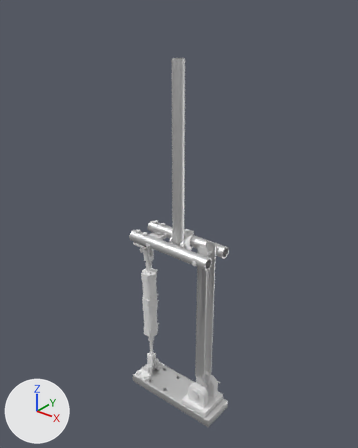
Before and after pictures for a commit that changed the FBX model Assets/Models/Animatronics/Early Animatronic/Early Animatronic Body 1.fbx.
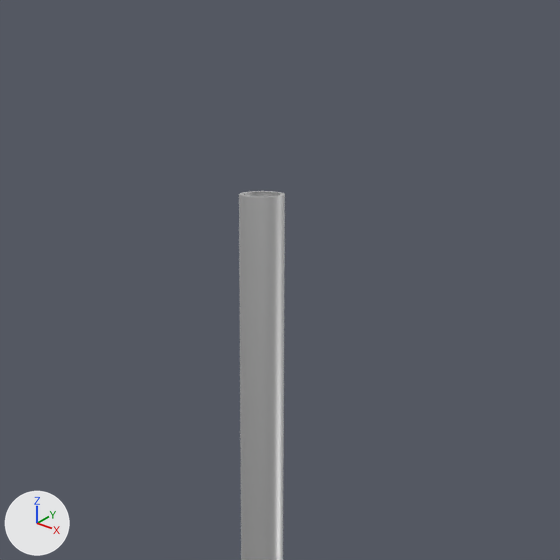
There are two pictures of each version: one whole from a camera (50 mm lens) standing at (1.46, -1.83, 2.31) and looking at (-0.02, 0.03, 1.16), one close up on the part from 28% to 75% of the width and 0% to 38% of the height. Every picture has the same lights, and +X, +Y and +Z are marked at lower left.

Objects in the first close-up: 'Tilt Pole'.
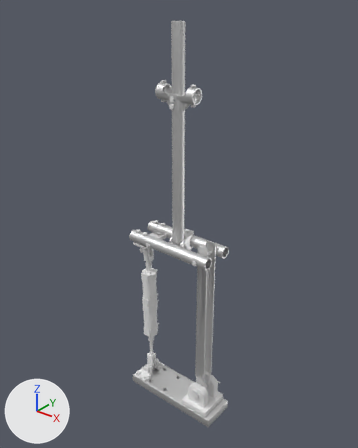
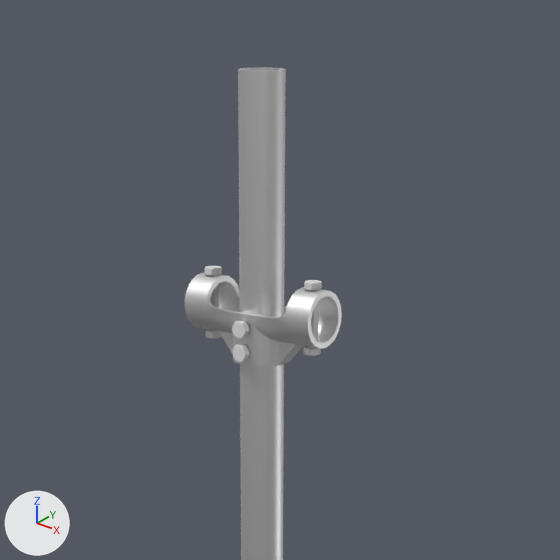
The newer file is also turned or shifted as a whole; pictures and numbers use the older file's frame.

The change, as a diff of the scene's bpy script:
```diff
--- a/Assets/Models/Animatronics/Early Animatronic/Early Animatronic Body 1.fbx.py
+++ b/Assets/Models/Animatronics/Early Animatronic/Early Animatronic Body 1.fbx.py
@@ me_plane @@
 # used by ob_tilt_pole; location = (0.0, 0.0, 0.0)
-me_plane.from_pydata(...)  # 5211 vertices, 4113 faces; spans x -0.3..0.3, y -0.12..0.12, z -0.02..2.01
+me_plane.from_pydata(...)  # 5881 vertices, 4773 faces; spans x -0.3..0.3, y -0.12..0.12, z -0.02..2.17
+# me_plane part 1: the loose piece of 36 vertices spanning x -0.14..-0.11, y -0.12..-0.11, z 1.05..1.07 is copied, and the copy is mirrored in z about its middle, then moved by (0.12, 0.06, 0.77); it spans x -0.01..0.01, y -0.05..-0.04, z 1.82..1.84
+# me_plane part 2: the loose piece of 36 vertices spanning x -0.14..-0.11, y -0.12..-0.11, z 1.05..1.07 is copied, and the copy is mirrored in z about its middle, then moved by (0.12, 0.06, 0.74); it spans x -0.01..0.01, y -0.05..-0.04, z 1.79..1.81
+# me_plane part 3: the loose piece of 20 vertices spanning x -0.18..-0.16, y 0.07..0.08, z 1.02..1.09 is copied, and the copy is moved by (0.08, -0.07, 0.8); it spans x -0.1..-0.08, y -0.01..0.01, z 1.81..1.89
+# me_plane part 4: the loose piece of 36 vertices spanning x -0.19..-0.16, y 0.06..0.08, z 1.09..1.1 is copied, and the copy is moved by (0.08, -0.07, 0.71); it spans x -0.1..-0.08, y -0.01..0.01, z 1.8..1.81
+# me_plane part 5: the loose piece of 36 vertices spanning x -0.19..-0.16, y 0.06..0.08, z 1.09..1.1 is copied, and the copy is moved by (0.08, -0.07, 0.8); it spans x -0.1..-0.08, y -0.01..0.01, z 1.89..1.9
+# me_plane part 6: the loose piece of 20 vertices spanning x -0.01..0.01, y 0.07..0.08, z 1.02..1.11 is copied, and the copy is scaled about its middle by (-1, -1, 0.89), then moved by (0.09, -0.07, 0.79); it spans x 0.08..0.1, y -0.01..0.01, z 1.81..1.89
+# me_plane part 7: the loose piece of 36 vertices spanning x -0.01..0.01, y 0.06..0.08, z 1.11..1.12 is copied, and the copy is turned 180 degrees about the z axis through its middle, then moved by (0.09, -0.07, 0.7); it spans x 0.08..0.1, y -0.01..0.01, z 1.8..1.81
+# me_plane part 8: the loose piece of 36 vertices spanning x -0.01..0.01, y 0.06..0.08, z 1.11..1.12 is copied, and the copy is turned 180 degrees about the z axis through its middle, then moved by (0.09, -0.07, 0.79); it spans x 0.08..0.1, y -0.01..0.01, z 1.89..1.9
+# me_plane part 9: a new loose piece of 302 vertices spanning x -0.11..0.11, y -0.04..0.04, z 1.78..1.89, in mat_material_004 (white #e7e7e7)
+# me_plane part 10: 40 vertices moved from x -0.03..0.03, y -0.03..0.03, z 2.01 to x -0.03..0.03, y -0.03..0.03, z 2.17
 me_plane.materials.append(mat_material_004)
```

What differs and where, as boxes (x1, y1, x2, y2) in the close-ups (560 x 560 px; the box of a moved part takes in the faces that stretch with it):
'Tilt Pole', reshaped
    before: (239, 191, 285, 560)
    after: (185, 67, 342, 560)
part 1 of me_plane, added
    after: (232, 321, 250, 339)
part 2 of me_plane, added
    after: (232, 344, 250, 362)
part 3 of me_plane, added
    after: (208, 275, 219, 331)
part 4 of me_plane, added
    after: (205, 329, 222, 338)
part 5 of me_plane, added
    after: (204, 266, 222, 275)
part 6 of me_plane, added
    after: (308, 290, 318, 348)
part 7 of me_plane, added
    after: (303, 346, 321, 356)
part 8 of me_plane, added
    after: (304, 280, 322, 290)
part 9 of me_plane, added
    after: (185, 273, 342, 366)
part 10 of me_plane, moved or reshaped
    before: (239, 191, 285, 374)
    after: (238, 67, 286, 374)
